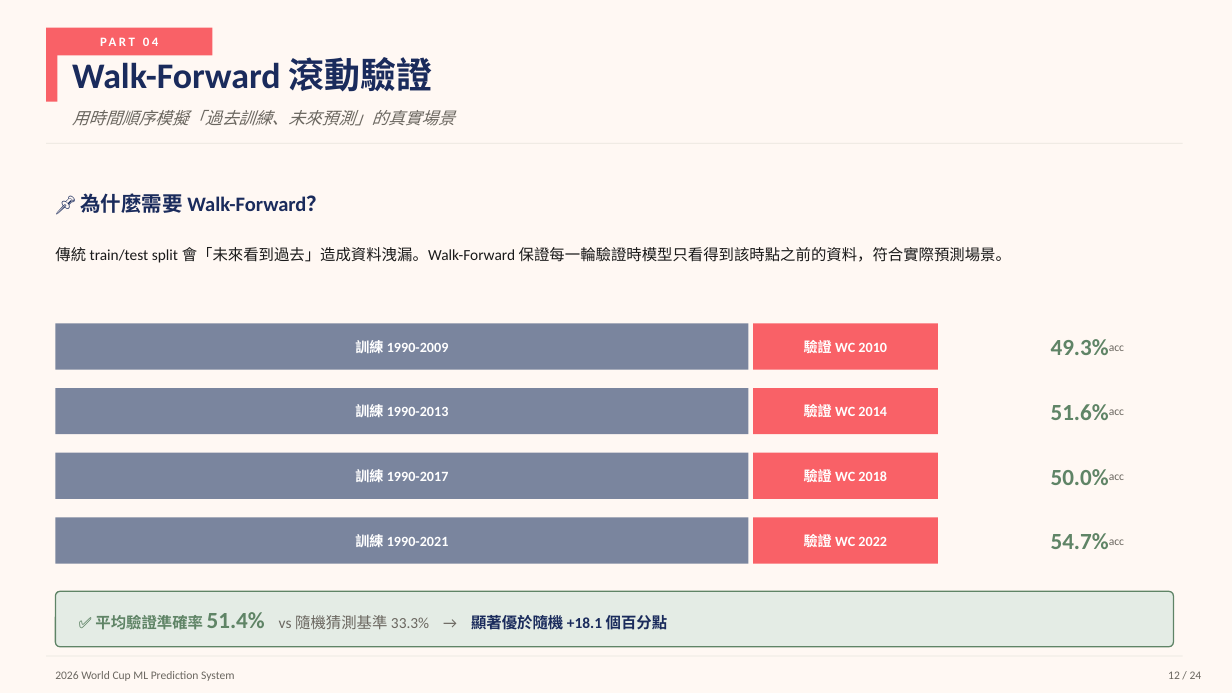
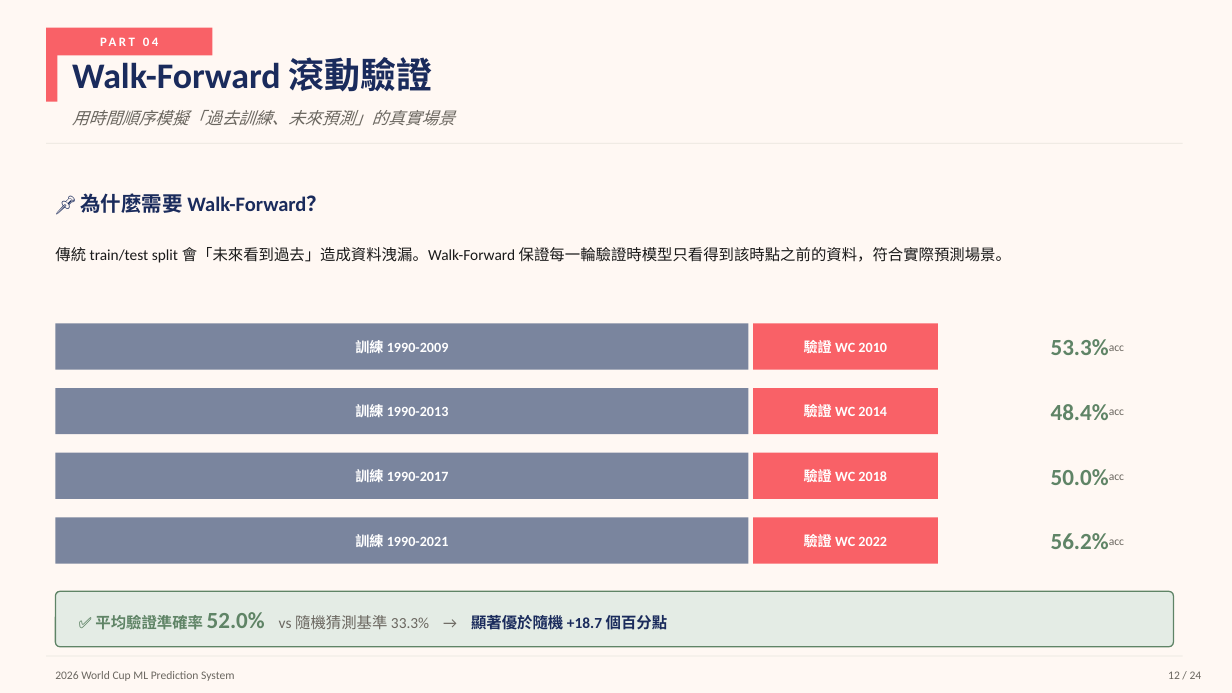
Before and after one commit to AstorYeh/worldcup-ml-2026, a slide deck: slide 12 of presentation/2026_WorldCup_ML_期末報告.pptx. Drawn at 1232x693 pixels with LibreOffice and Linux fonts; fonts in the diff are those of the drawing. Boxes give left, top, right and bottom in pixels: in the first picture for what was removed or moved away, otherwise in the second. Text is boxed around its words. In the diff, an @@ line names an element or a change of style, - is before the commit and + after.

```diff
--- a/presentation/2026_WorldCup_ML_期末報告.pptx
+++ b/presentation/2026_WorldCup_ML_期末報告.pptx
@@ text at (1051,339,1109,355): text changed @@
-49.3%
+53.3%
@@ text at (1051,404,1109,420): text changed @@
-51.6%
+48.4%
@@ text at (1051,533,1109,549): text changed @@
-54.7%
+56.2%
@@ text at (95,612,668,632): text changed @@
-✅ 平均驗證準確率 51.4% vs 隨機猜測基準 33.3% → 顯著優於隨機 +18.1 個百分點
+✅ 平均驗證準確率 52.0% vs 隨機猜測基準 33.3% → 顯著優於隨機 +18.7 個百分點
```
Also in this commit, not shown: 3 other slides changed, 8 other files.
